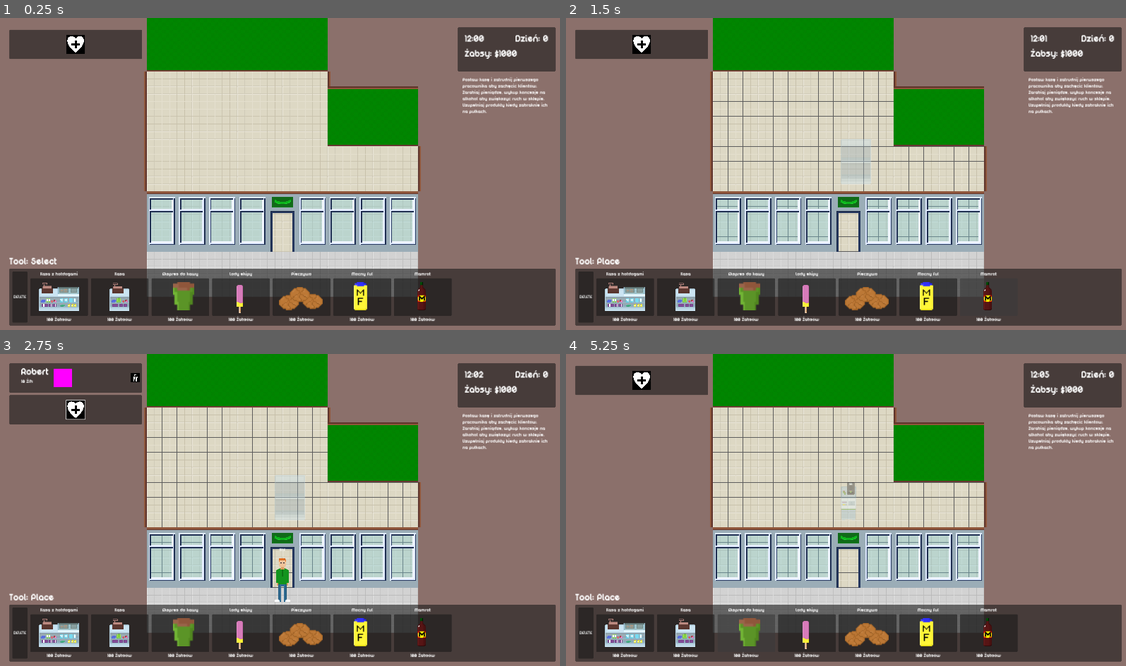
Above: before the commit, frames 1-4 (two rows, left to right).
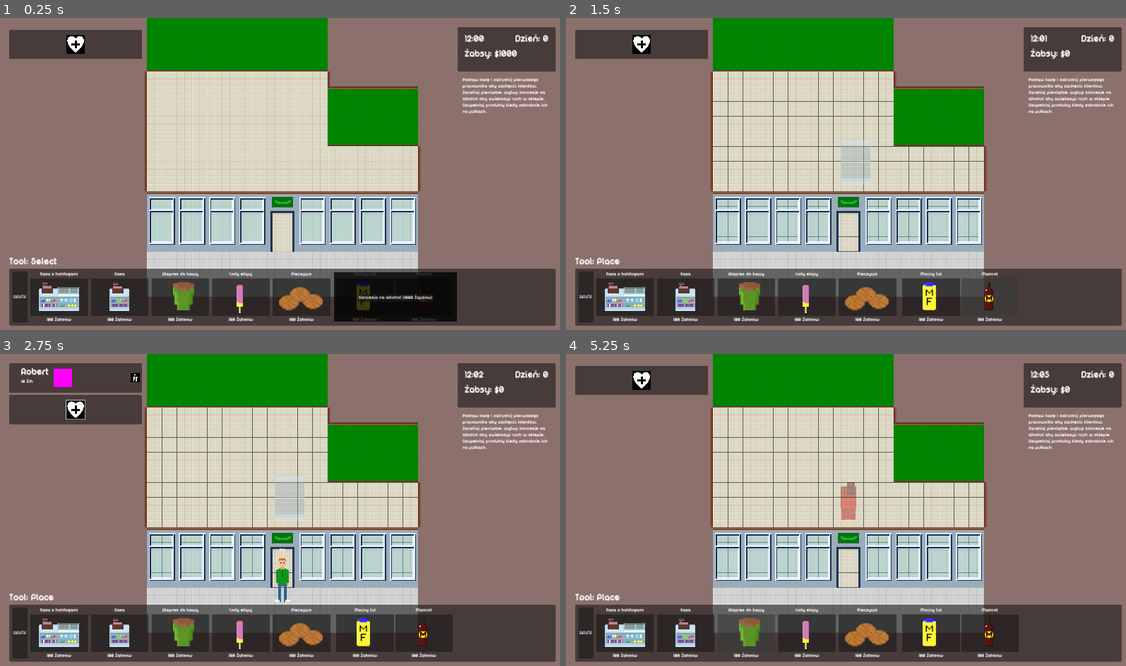
Above: after the commit, the same moments.

Repository: baransu/krakjam2024
Game: Godot game, scene res://game.tscn
Same seed, same stepped clock (60 frames per second), same inputs: the game is played once before the commit and once after it.
Inputs (mouse positions are in pixels of both pictures, inside the frame that each line leads up to):
- Up to frame 1 (0.25 s): no input
- Up to frame 2 (1.5 s): click (930, 295) at 0.5 s; click (991, 295) at 1.25 s
- Up to frame 3 (2.75 s): click (78, 378) at 2 s
- Up to frame 4 (5.25 s): click (700, 378) at 2.75 s; click (627, 631) at 3.5 s; click (683, 631) at 4.25 s; click (745, 631) at 5 s

The runs differ from the first frame. In frame 1, 3.4% of the frame differs, in the area x 59-82%, y 81-98%; in frame 2, 0.5%; in frame 3, 0.6%; in frame 4, 0.8%.

Commit message:
feat: add alkohol access

Diff:
--- a/HUD.gd
+++ b/HUD.gd
@@ -7,6 +7,8 @@
 @onready var hire_button: Button = %HireButton
 @onready var staff_container: Container = %StaffContainer
 @onready var hire_panel: Panel = %HirePanel
+@onready var alkohol_access_panel: Control = %AlkoholAccessPanel
+@onready var alkohol_access_button: Button = %AlkoholAccessButton
 
 @export var staff_panel_scene: PackedScene
 
@@ -17,14 +19,17 @@
 
 func _ready():
 	hire_button.pressed.connect(on_hire)
+	alkohol_access_button.pressed.connect(on_buy_alkohol_access)
 	GameState.tool_changed.connect(update_tool_ui)
 	GameState.money_changed.connect(update_money_ui)
 	GameState.seconds_elapsed_changed.connect(update_time_ui)
 	GameState.staff_changed.connect(update_staff_ui)
+	GameState.alkohol_access_changed.connect(update_alkohol_access_ui)
 	update_tool_ui()
 	update_money_ui(0)
 	update_time_ui()
 	update_staff_ui()
+	update_alkohol_access_ui()
 
 
 func on_hire() -> void:
@@ -52,6 +57,11 @@
 
 func update_money_ui(_delta: int) -> void:
 	money_label.text = "Żabsy: $" + str(GameState.money)
+	if !GameState.alkohol_access:
+		if GameState.money < GameState.alkohol_access_price:
+			alkohol_access_button.disabled = true
+		else:
+			alkohol_access_button.disabled = false
 
 
 func update_time_ui() -> void:
@@ -93,3 +103,16 @@
 		m = m.pad_zeros(2)
 
 	return m + ":" + s
+
+
+func update_alkohol_access_ui() -> void:
+	if GameState.alkohol_access:
+		alkohol_access_panel.hide()
+		alkohol_access_button.hide()
+	else:
+		alkohol_access_panel.show()
+		alkohol_access_panel.show()
+
+
+func on_buy_alkohol_access() -> void:
+	GameState.buy_alkohol_access()
--- a/game_state.gd
+++ b/game_state.gd
@@ -8,12 +8,15 @@
 signal seconds_elapsed_changed
 signal money_changed(int)
 signal staff_changed
+signal alkohol_access_changed
 
 var selected: Building
 var buildings: Array[Building] = []
 
 var buildable: Buildable
 var seconds_elapsed := 12 * 60  # noon
+var alkohol_access := false
+var alkohol_access_price := 1000
 
 enum Tool { PLACE, DELETE, SELECT }
 
@@ -131,3 +134,9 @@
 func remove_money(delta: int = 1) -> void:
 	money -= delta
 	money_changed.emit(-delta)
+
+
+func buy_alkohol_access() -> void:
+	alkohol_access = true
+	alkohol_access_changed.emit()
+	remove_money(alkohol_access_price)
--- a/hud.tscn
+++ b/hud.tscn
@@ -429,23 +429,33 @@
 "
 horizontal_alignment = 1
 
-[node name="VBoxContainer2" type="VBoxContainer" parent="MarginContainer/VBoxContainer/PanelContainer/MarginContainer/HBoxContainer"]
-layout_mode = 2
-
-[node name="Name" type="Label" parent="MarginContainer/VBoxContainer/PanelContainer/MarginContainer/HBoxContainer/VBoxContainer2"]
+[node name="Control" type="Control" parent="MarginContainer/VBoxContainer/PanelContainer/MarginContainer/HBoxContainer"]
+layout_mode = 2
+mouse_filter = 1
+
+[node name="HBoxContainer" type="HBoxContainer" parent="MarginContainer/VBoxContainer/PanelContainer/MarginContainer/HBoxContainer/Control"]
+layout_mode = 2
+offset_left = 10.0
+offset_right = 410.0
+offset_bottom = 168.0
+
+[node name="VBoxContainer2" type="VBoxContainer" parent="MarginContainer/VBoxContainer/PanelContainer/MarginContainer/HBoxContainer/Control/HBoxContainer"]
+layout_mode = 2
+
+[node name="Name" type="Label" parent="MarginContainer/VBoxContainer/PanelContainer/MarginContainer/HBoxContainer/Control/HBoxContainer/VBoxContainer2"]
 layout_mode = 2
 size_flags_horizontal = 3
 text = "Mocny ful"
 horizontal_alignment = 1
 
-[node name="Beer" type="Button" parent="MarginContainer/VBoxContainer/PanelContainer/MarginContainer/HBoxContainer/VBoxContainer2"]
+[node name="Beer" type="Button" parent="MarginContainer/VBoxContainer/PanelContainer/MarginContainer/HBoxContainer/Control/HBoxContainer/VBoxContainer2"]
 custom_minimum_size = Vector2(196, 128)
 layout_mode = 2
 focus_mode = 0
 script = ExtResource("2_kir6n")
 buildable = ExtResource("11_yn7g0")
 
-[node name="TextureRect" type="TextureRect" parent="MarginContainer/VBoxContainer/PanelContainer/MarginContainer/HBoxContainer/VBoxContainer2/Beer"]
+[node name="TextureRect" type="TextureRect" parent="MarginContainer/VBoxContainer/PanelContainer/MarginContainer/HBoxContainer/Control/HBoxContainer/VBoxContainer2/Beer"]
 layout_mode = 1
 anchors_preset = 8
 anchor_left = 0.5
@@ -462,33 +472,33 @@
 expand_mode = 3
 stretch_mode = 4
 
-[node name="HBoxContainer" type="HBoxContainer" parent="MarginContainer/VBoxContainer/PanelContainer/MarginContainer/HBoxContainer/VBoxContainer2"]
-layout_mode = 2
-
-[node name="Price" type="Label" parent="MarginContainer/VBoxContainer/PanelContainer/MarginContainer/HBoxContainer/VBoxContainer2/HBoxContainer"]
-layout_mode = 2
-size_flags_horizontal = 3
-text = "100 Żabsów
-"
-horizontal_alignment = 1
-
-[node name="VBoxContainer3" type="VBoxContainer" parent="MarginContainer/VBoxContainer/PanelContainer/MarginContainer/HBoxContainer"]
-layout_mode = 2
-
-[node name="Name" type="Label" parent="MarginContainer/VBoxContainer/PanelContainer/MarginContainer/HBoxContainer/VBoxContainer3"]
+[node name="HBoxContainer" type="HBoxContainer" parent="MarginContainer/VBoxContainer/PanelContainer/MarginContainer/HBoxContainer/Control/HBoxContainer/VBoxContainer2"]
+layout_mode = 2
+
+[node name="Price" type="Label" parent="MarginContainer/VBoxContainer/PanelContainer/MarginContainer/HBoxContainer/Control/HBoxContainer/VBoxContainer2/HBoxContainer"]
+layout_mode = 2
+size_flags_horizontal = 3
+text = "100 Żabsów
+"
+horizontal_alignment = 1
+
+[node name="VBoxContainer3" type="VBoxContainer" parent="MarginContainer/VBoxContainer/PanelContainer/MarginContainer/HBoxContainer/Control/HBoxContainer"]
+layout_mode = 2
+
+[node name="Name" type="Label" parent="MarginContainer/VBoxContainer/PanelContainer/MarginContainer/HBoxContainer/Control/HBoxContainer/VBoxContainer3"]
 layout_mode = 2
 size_flags_horizontal = 3
 text = "Mamrot"
 horizontal_alignment = 1
 
-[node name="Wine" type="Button" parent="MarginContainer/VBoxContainer/PanelContainer/MarginContainer/HBoxContainer/VBoxContainer3"]
+[node name="Wine" type="Button" parent="MarginContainer/VBoxContainer/PanelContainer/MarginContainer/HBoxContainer/Control/HBoxContainer/VBoxContainer3"]
 custom_minimum_size = Vector2(196, 128)
 layout_mode = 2
 focus_mode = 0
 script = ExtResource("2_kir6n")
 buildable = ExtResource("13_cmllh")
 
-[node name="TextureRect" type="TextureRect" parent="MarginContainer/VBoxContainer/PanelContainer/MarginContainer/HBoxContainer/VBoxContainer3/Wine"]
+[node name="TextureRect" type="TextureRect" parent="MarginContainer/VBoxContainer/PanelContainer/MarginContainer/HBoxContainer/Control/HBoxContainer/VBoxContainer3/Wine"]
 layout_mode = 1
 anchors_preset = 8
 anchor_left = 0.5
@@ -505,12 +515,38 @@
 expand_mode = 3
 stretch_mode = 4
 
-[node name="HBoxContainer" type="HBoxContainer" parent="MarginContainer/VBoxContainer/PanelContainer/MarginContainer/HBoxContainer/VBoxContainer3"]
-layout_mode = 2
-
-[node name="Price" type="Label" parent="MarginContainer/VBoxContainer/PanelContainer/MarginContainer/HBoxContainer/VBoxContainer3/HBoxContainer"]
-layout_mode = 2
-size_flags_horizontal = 3
-text = "100 Żabsów
-"
-horizontal_alignment = 1
+[node name="HBoxContainer" type="HBoxContainer" parent="MarginContainer/VBoxContainer/PanelContainer/MarginContainer/HBoxContainer/Control/HBoxContainer/VBoxContainer3"]
+layout_mode = 2
+
+[node name="Price" type="Label" parent="MarginContainer/VBoxContainer/PanelContainer/MarginContainer/HBoxContainer/Control/HBoxContainer/VBoxContainer3/HBoxContainer"]
+layout_mode = 2
+size_flags_horizontal = 3
+text = "100 Żabsów
+"
+horizontal_alignment = 1
+
+[node name="AlkoholAccessPanel" type="ColorRect" parent="MarginContainer/VBoxContainer/PanelContainer/MarginContainer/HBoxContainer/Control"]
+unique_name_in_owner = true
+layout_mode = 2
+offset_left = 3.0
+offset_top = 2.0
+offset_right = 419.0
+offset_bottom = 170.0
+mouse_filter = 1
+color = Color(0, 0, 0, 0.764706)
+
+[node name="AlkoholAccessButton" type="Button" parent="MarginContainer/VBoxContainer/PanelContainer/MarginContainer/HBoxContainer/Control"]
+unique_name_in_owner = true
+layout_mode = 1
+anchors_preset = 8
+anchor_left = 0.5
+anchor_top = 0.5
+anchor_right = 0.5
+anchor_bottom = 0.5
+offset_left = 82.5
+offset_top = -10.0
+offset_right = 339.5
+offset_bottom = 14.0
+grow_horizontal = 2
+grow_vertical = 2
+text = "Koncesja na alkohol (1000 Żapsów)"
